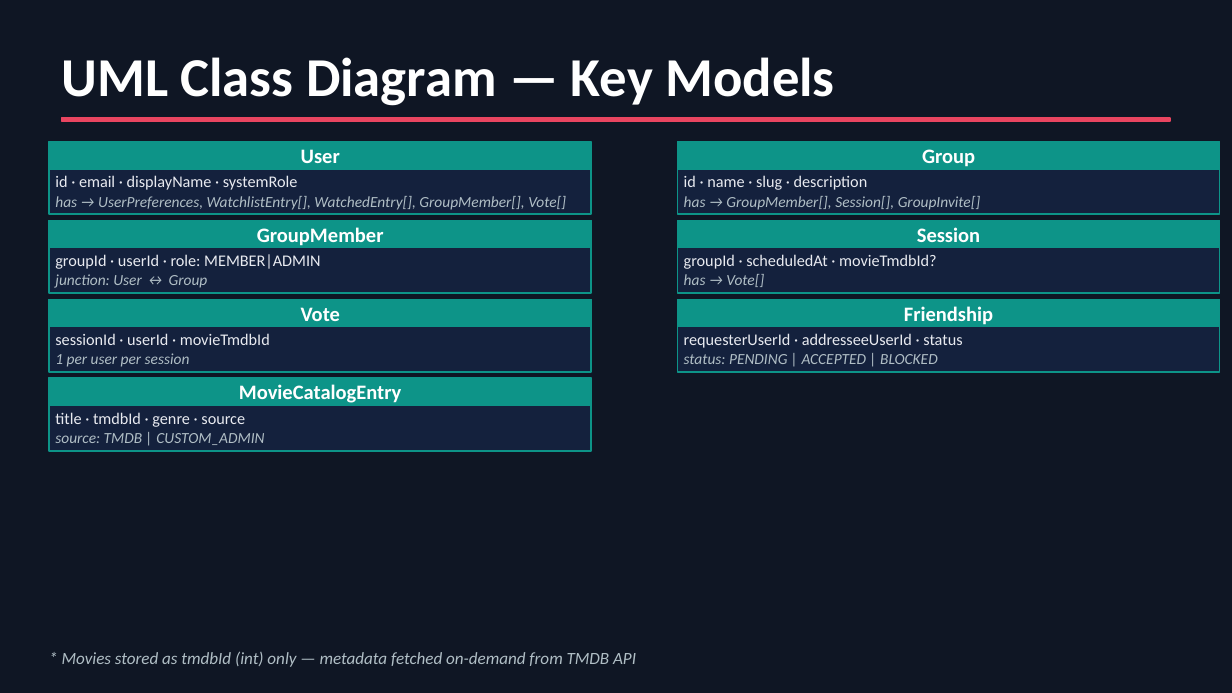
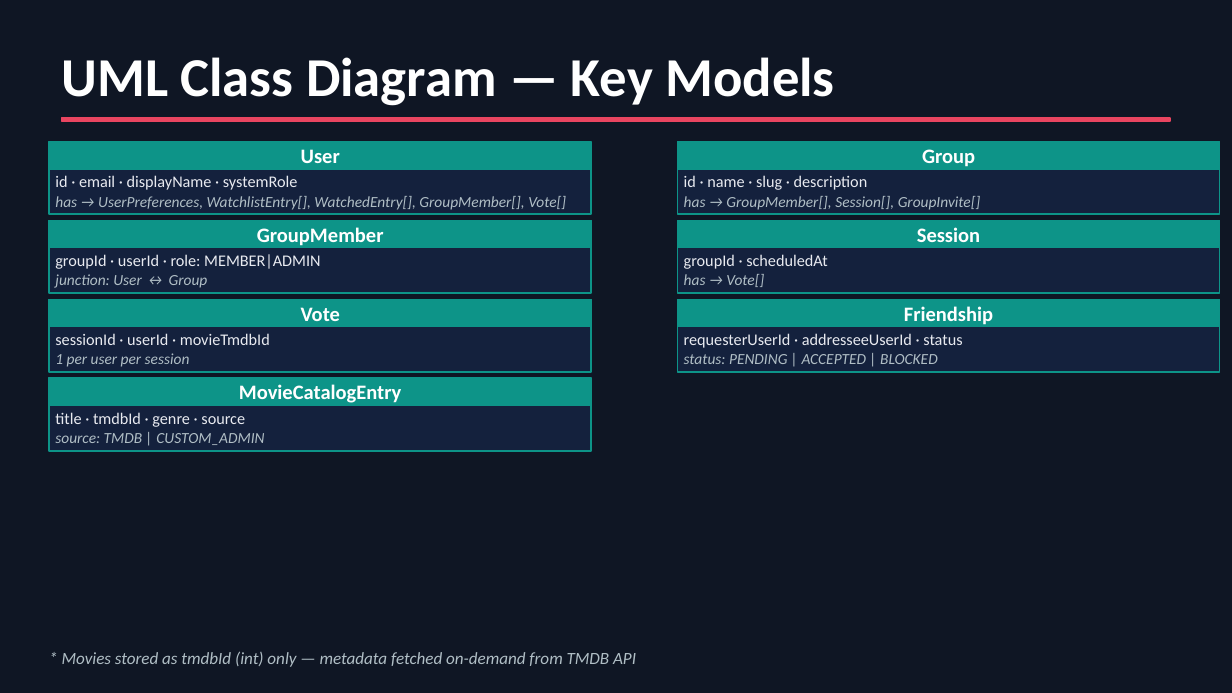
Before and after one commit to mingooyen/CS4398SoftwareEngineeringProject, a slide deck: slide 6 of submission/10_presentation.pptx (slide 5 before the commit). Drawn at 1232x693 pixels with LibreOffice and Linux fonts; fonts in the diff are those of the drawing. Boxes give left, top, right and bottom in pixels: in the first picture for what was removed or moved away, otherwise in the second. Text is boxed around its words. In the diff, an @@ line names an element or a change of style, - is before the commit and + after.

```diff
--- a/submission/10_presentation.pptx
+++ b/submission/10_presentation.pptx
@@ text at (684,254,827,269): text changed @@
-groupId · scheduledAt · movieTmdbId?
+groupId · scheduledAt
```
Also in this commit, not shown: 5 other slides changed, 4 slides added, 1 slide removed.
